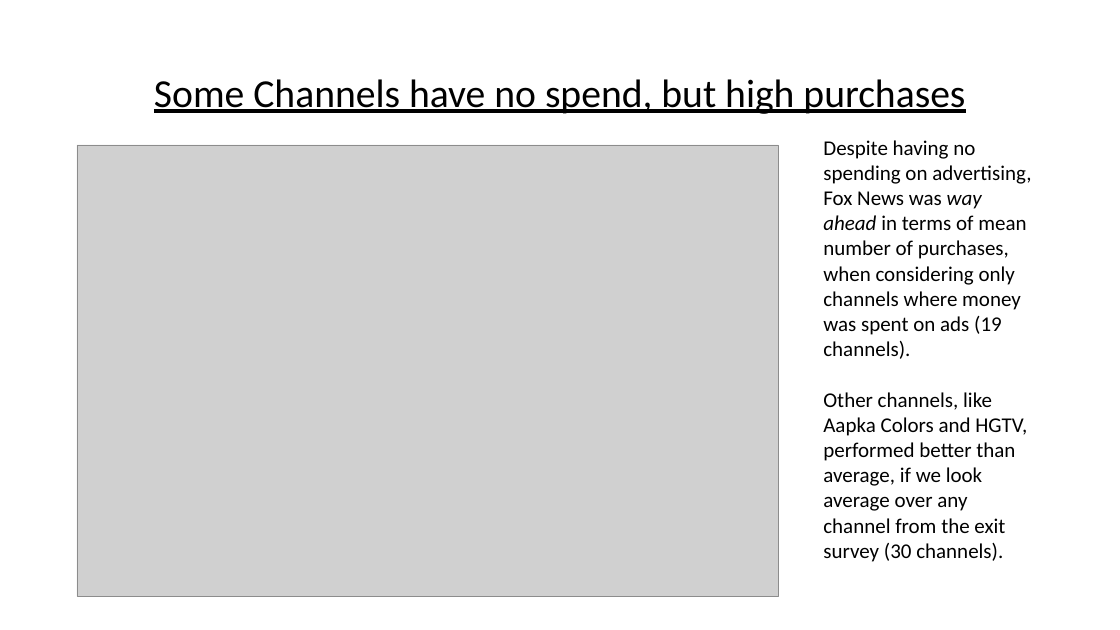
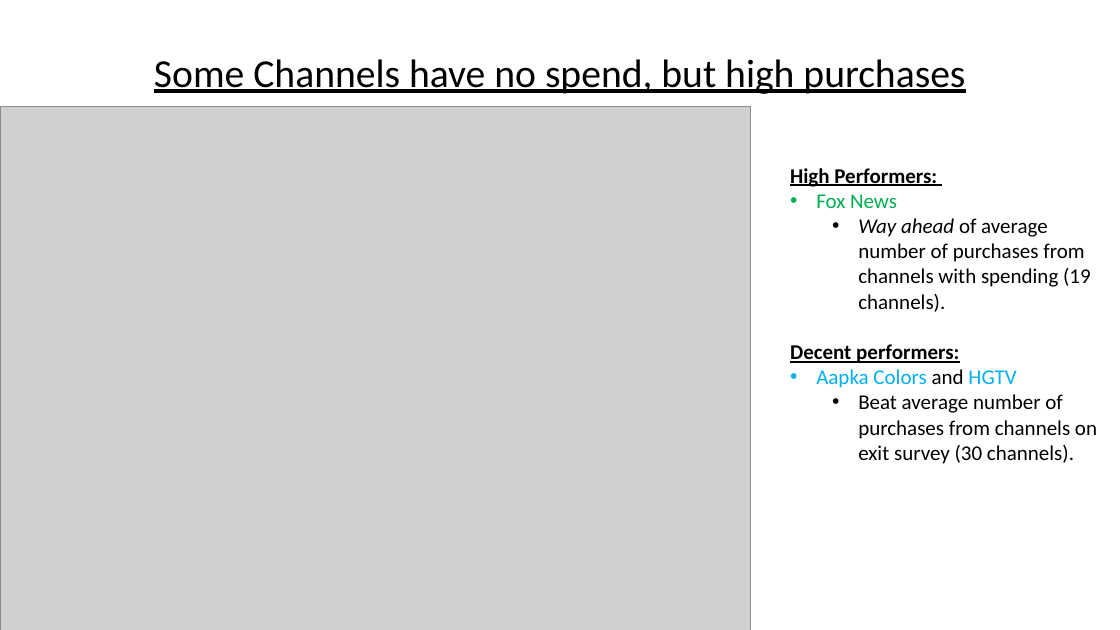
Before and after one commit to papir805/telepulse_ad_campaign_report, a slide deck: slide 16 of companyxyz_presentation.pptx. Drawn at 1120x630 pixels with LibreOffice and Linux fonts; fonts in the diff are those of the drawing; grey boxes stand for pictures. Boxes give left, top, right and bottom in pixels: in the first picture for what was removed or moved away, otherwise in the second. Text is boxed around its words. In the diff, an @@ line names an element or a change of style, - is before the commit and + after.

```diff
--- a/companyxyz_presentation.pptx
+++ b/companyxyz_presentation.pptx
@@ title "Some Channels have no spend, ...": place and size @@
-title "Some Channels have no spend, ..." at [154, 79, 965, 114]
+title "Some Channels have no spend, ..." at [154, 59, 965, 94]
@@ picture: place and size @@
-picture at [77, 145, 779, 597]
+picture at [0, 107, 750, 630]
@@ text at [790, 168, 1097, 464]: text changed @@
-Despite having no spending on advertising, Fox News was way ahead in terms of mean number of purchases, when considering only channels where money was spent on ads (19 channels).
-Other channels, like Aapka Colors and HGTV, performed better than average, if we look average over any channel from the exit survey (30 channels).
+High Performers:
+• Fox News
+  • Way ahead of average number of purchases from channels with spending (19 channels).
+Decent performers:
+• Aapka Colors and HGTV
+  • Beat average number of purchases from channels on exit survey (30 channels).
```
Also in this commit, not shown: 16 other slides changed, 1 slide added, 1 slide removed, 17 other files.
